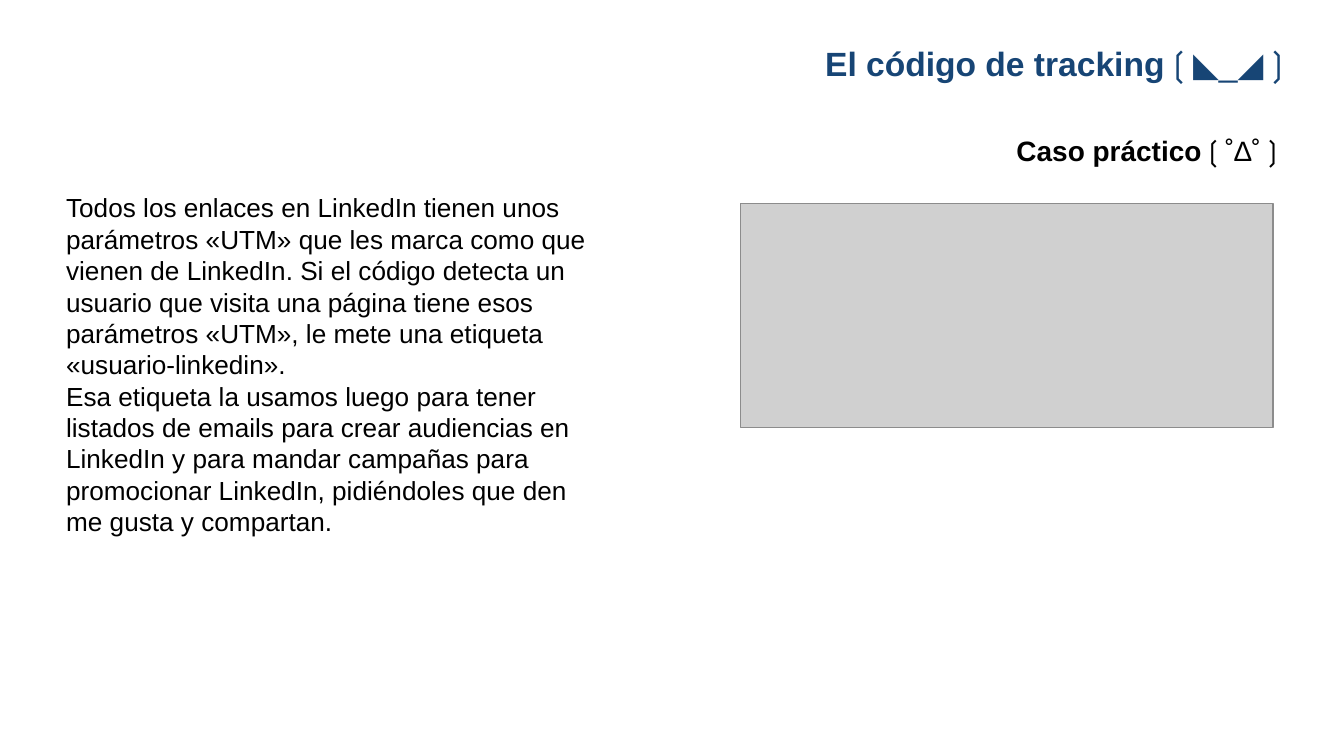
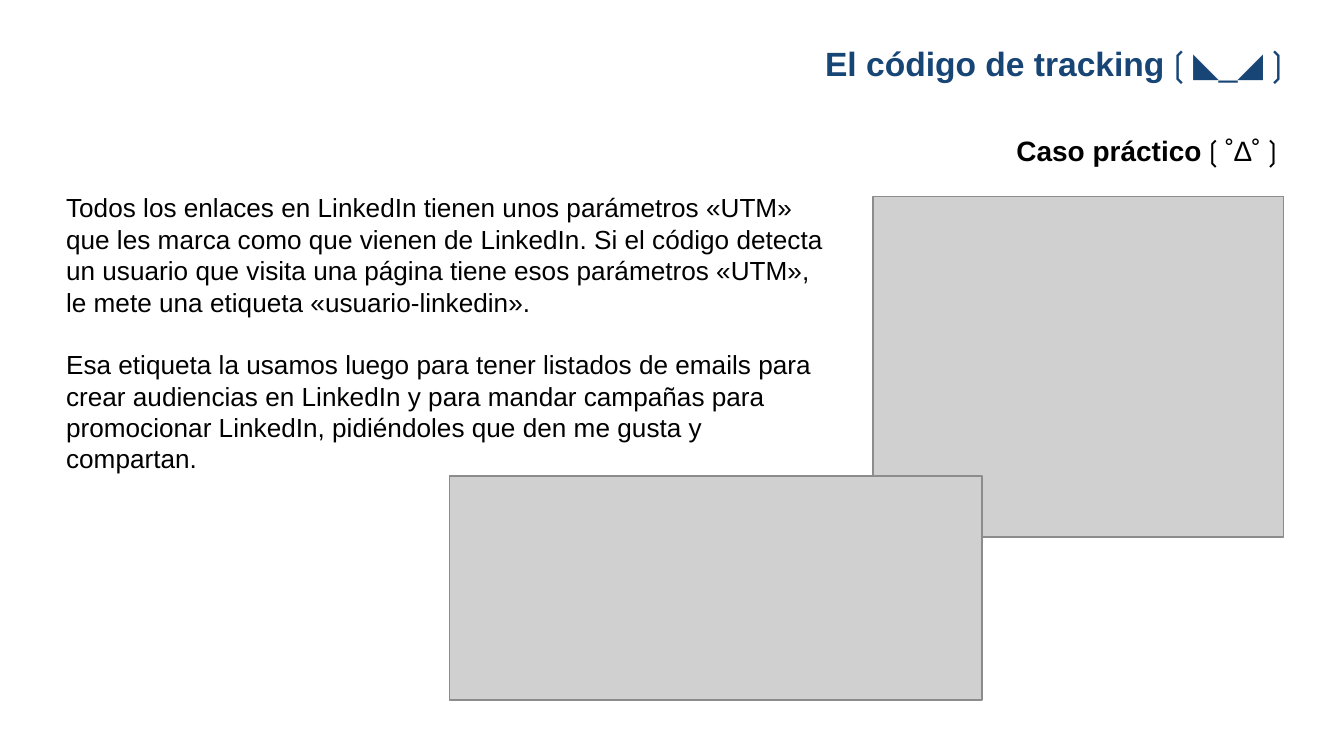
Before and after one commit to gwannon/WordCampBilbao2025, a slide deck: slide 7 of WCBIO25_Jorge-Monclus.pptx. Drawn at 1344x756 pixels with LibreOffice and Linux fonts; fonts in the diff are those of the drawing; grey boxes stand for pictures; background and template pictures are left out. Boxes give left, top, right and bottom in pixels: in the first picture for what was removed or moved away, otherwise in the second. Text is boxed around its words. In the diff, an @@ line names an element or a change of style, - is before the commit and + after.

```diff
--- a/WCBIO25_Jorge-Monclus.pptx
+++ b/WCBIO25_Jorge-Monclus.pptx
@@ text "Todos los enlaces en LinkedIn ..." rewrapped from [66, 198, 586, 537] to [66, 197, 823, 474] @@
@@ picture: place and size @@
-picture at [741, 203, 1273, 427]
+picture at [874, 196, 1284, 538]
@@ picture added at [450, 476, 982, 700] @@
```
Also in this commit, not shown: 2 other slides changed, 3 slides added, 2 slides removed, 5 other files.
